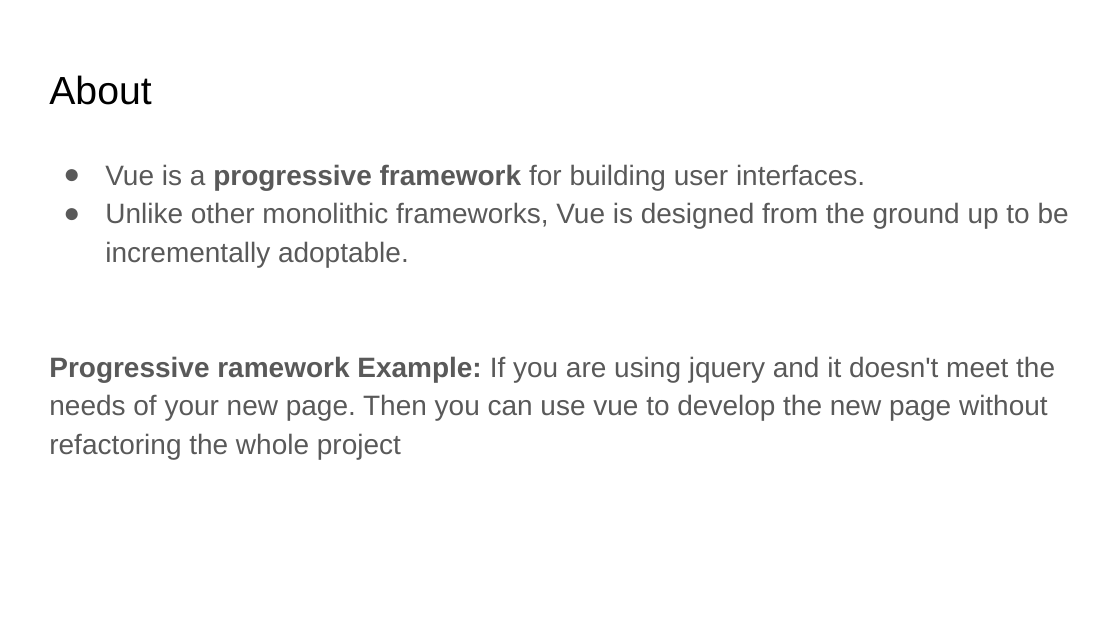
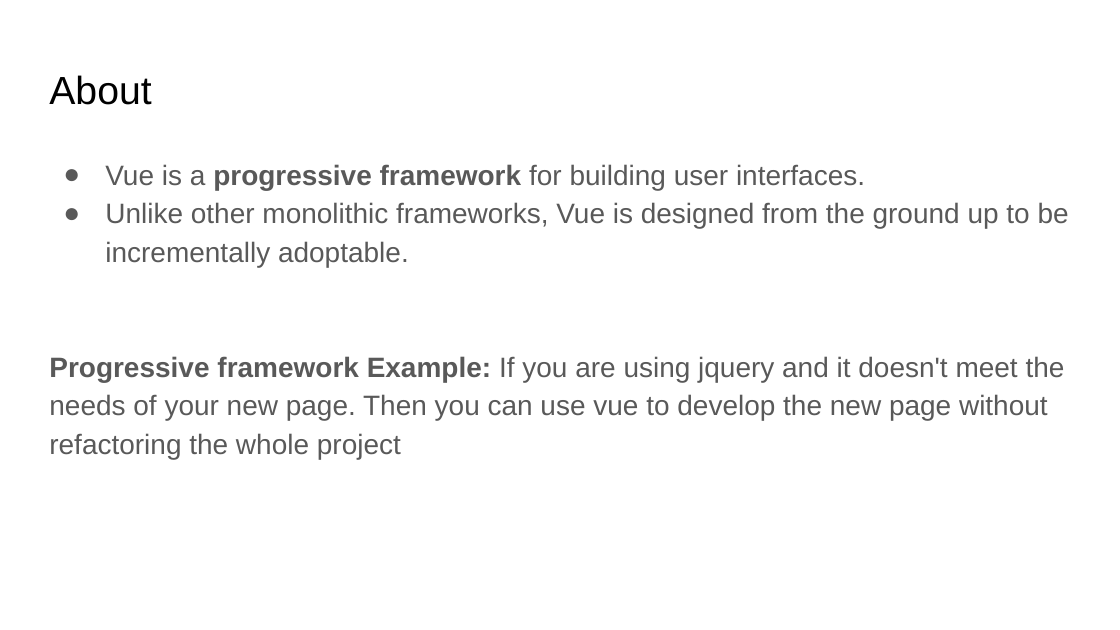
Before and after one commit to Lucas-TY/Butterfly, a slide deck: slide 4 of tech-presentation/VUE (1).pptx. Drawn at 1120x630 pixels with LibreOffice and Linux fonts; fonts in the diff are those of the drawing; background and template pictures are left out. Boxes give left, top, right and bottom in pixels: in the first picture for what was removed or moved away, otherwise in the second. Text is boxed around its words. In the diff, an @@ line names an element or a change of style, - is before the commit and + after.

Commit message:
fixed typo

```diff
--- a/tech-presentation/VUE (1).pptx
+++ b/tech-presentation/VUE (1).pptx
@@ text at [49,356,1065,459]: text changed @@
-Progressive ramework Example: If you are using jquery and it doesn't meet the needs of your new page. Then you can use vue to develop the new page without refactoring the whole project
+Progressive framework Example: If you are using jquery and it doesn't meet the needs of your new page. Then you can use vue to develop the new page without refactoring the whole project
```
